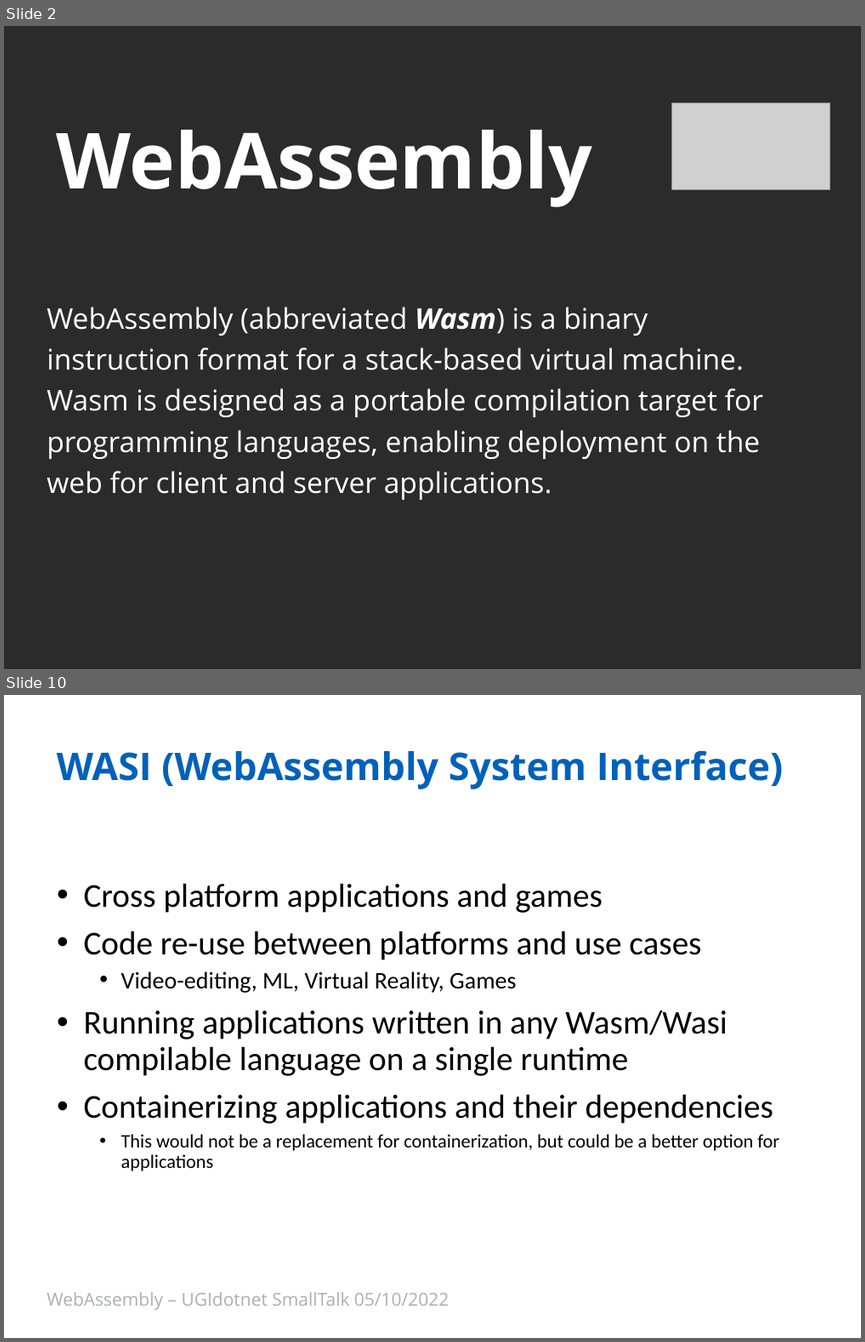
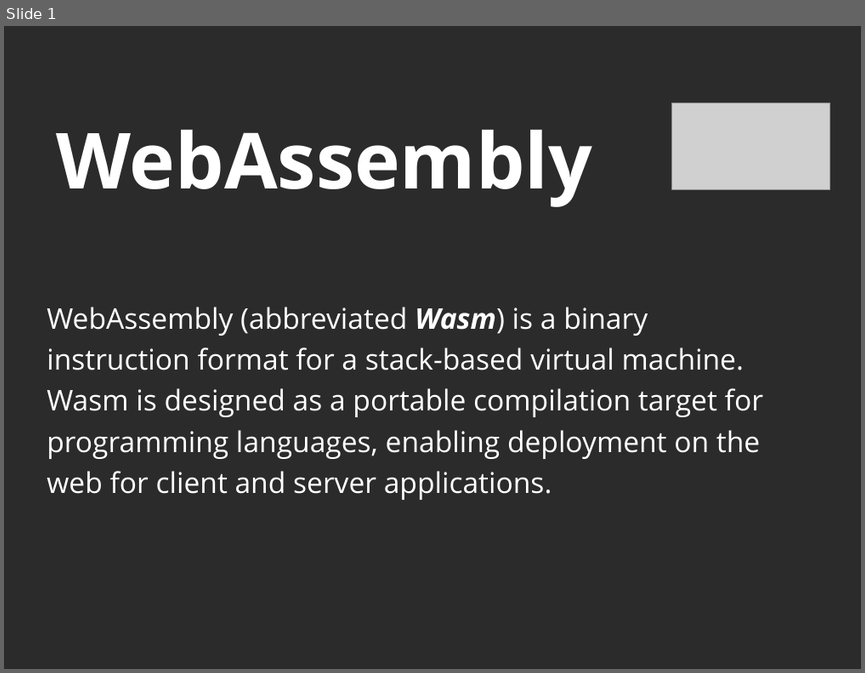
Before and after one commit to Ace68/slide, a slide deck: 2022/XMasDev/WebAssembly.pptx. Shown one above the other, each under a label of ours: slides 2 and 10 before the commit, slide 1 after it; the slides between them are not shown. The pictures are 865x1342 and 865x673 pixels, drawn with LibreOffice and Linux fonts; fonts in the diff are those of the drawing; grey boxes stand for pictures; background and template pictures are left out; a plain dark background stands for a picture behind light text. Boxes give left, top, right and bottom in pixels: in the first picture for what was removed or moved away, otherwise in the second. Text is boxed around its words. In the diff, an @@ line names an element or a change of style, - is before the commit and + after.

```diff
--- a/2022/XMasDev/WebAssembly.pptx
+++ b/2022/XMasDev/WebAssembly.pptx
@@ slide 10 removed at box(4, 695, 861, 1338), background #FFFFFF @@
@@ title removed at box(57, 750, 783, 789) @@
-WASI (WebAssembly System Interface)
@@ text removed at box(84, 883, 779, 1171) @@
-• Cross platform applications and games
-• Code re-use between platforms and use cases
-  • Video-editing, ML, Virtual Reality, Games
-• Running applications written in any Wasm/Wasi compilable language on a single runtime
-• Containerizing applications and their dependencies
-  • This would not be a replacement for containerization, but could be a better option for applications
@@ text removed at box(46, 1292, 449, 1310) @@
-WebAssembly – UGIdotnet SmallTalk 05/10/2022
@@ what was slide 2 is now slide 1 @@
```
Also in this commit, not shown: 9 slides changed, 1 slide added, 5 other slides removed, 1 other file.
